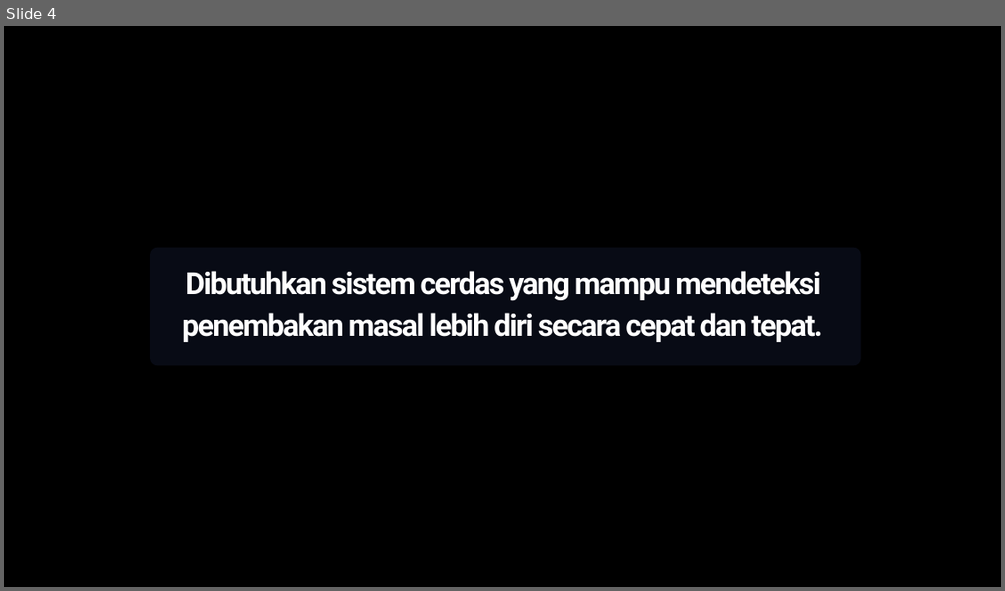
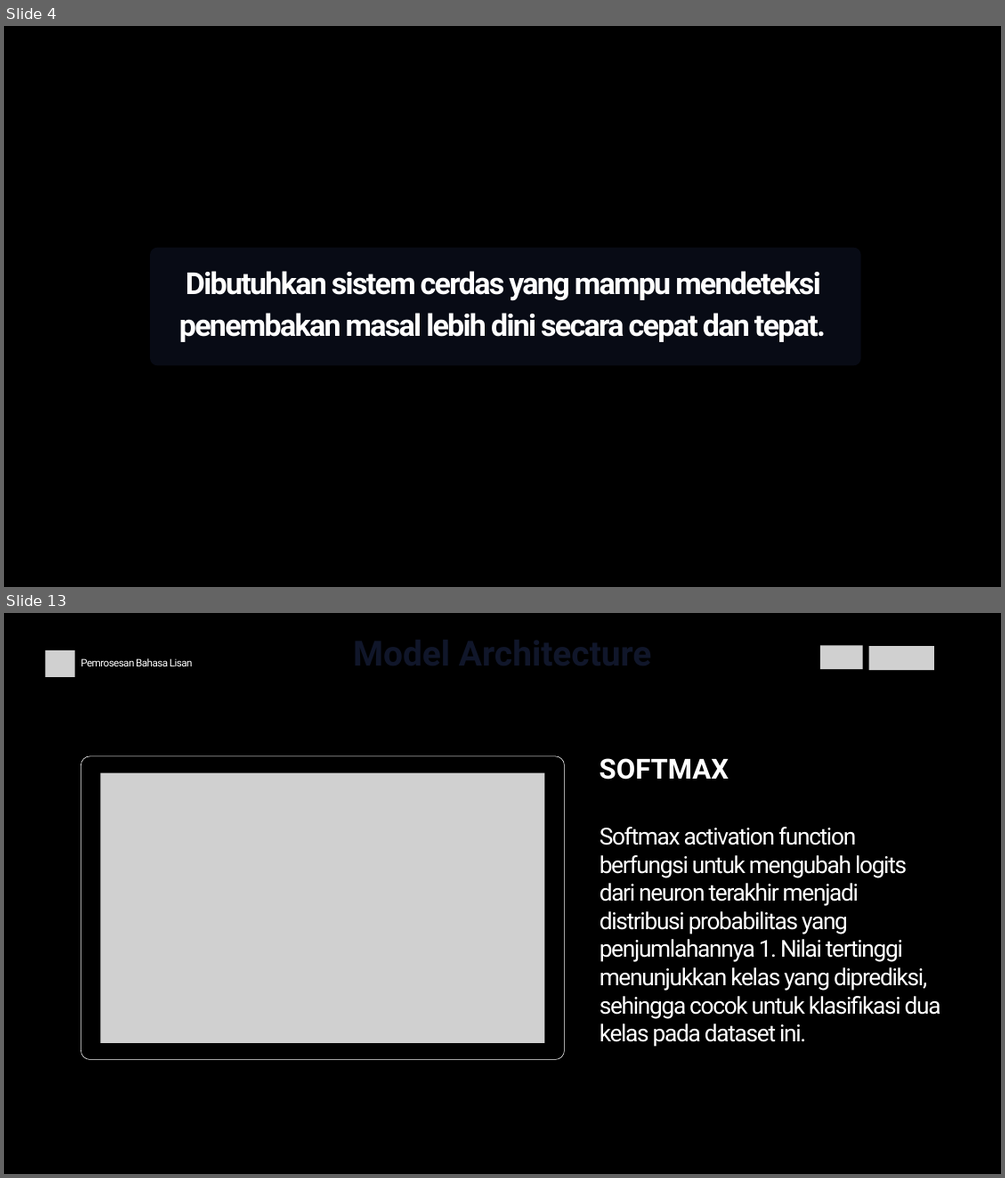
Before and after one commit to dhekmass12/mass-shooting-detector, a slide deck: Mass Shooting Detector.pptx. Shown one above the other, each under a label of ours: slide 4 before the commit, slides 4 and 13 after it; the slides between them are not shown. The pictures are 1005x591 and 1005x1178 pixels, drawn with LibreOffice and Linux fonts; fonts in the diff are those of the drawing; grey boxes stand for pictures; background and template pictures are left out. Boxes give left, top, right and bottom in pixels: in the first picture for what was removed or moved away, otherwise in the second. Text is boxed around its words. In the diff, an @@ line names an element or a change of style, - is before the commit and + after.

```diff
--- a/Mass Shooting Detector.pptx
+++ b/Mass Shooting Detector.pptx
@@ slide 13 added at (4,613,1001,1174), background #000000 @@
@@ picture added at (45,650,75,677) @@
@@ text added at (81,658,193,666), 15 pt, text #FFFFFF @@
+Pemrosesan Bahasa Lisan
@@ picture added at (820,645,862,669) @@
@@ picture added at (869,646,934,670) @@
@@ freeform shape added at (81,756,564,1059), outline #FFFFFF 0.75 pt @@
@@ text added at (599,758,728,779), 40 pt, text #FFFFFF, bold @@
+SOFTMAX
@@ picture added at (101,773,545,1043) @@
@@ text added at (599,827,941,1046), 33.9 pt, text #FFFFFF @@
+Softmax activation function berfungsi untuk mengubah logits dari neuron terakhir menjadi distribusi probabilitas yang penjumlahannya 1. Nilai tertinggi menunjukkan kelas yang diprediksi, sehingga cocok untuk klasifikasi dua kelas pada dataset ini.
@@ slide 4 changed as well @@
@@ text at (179,271,825,342): text changed @@
-Dibutuhkan sistem cerdas yang mampu mendeteksi penembakan masal lebih diri secara cepat dan tepat.
+Dibutuhkan sistem cerdas yang mampu mendeteksi penembakan masal lebih dini secara cepat dan tepat.
```
Also in this commit, not shown: 5 other slides changed, 16 other slides added, 5 slides removed, 5 other files.
